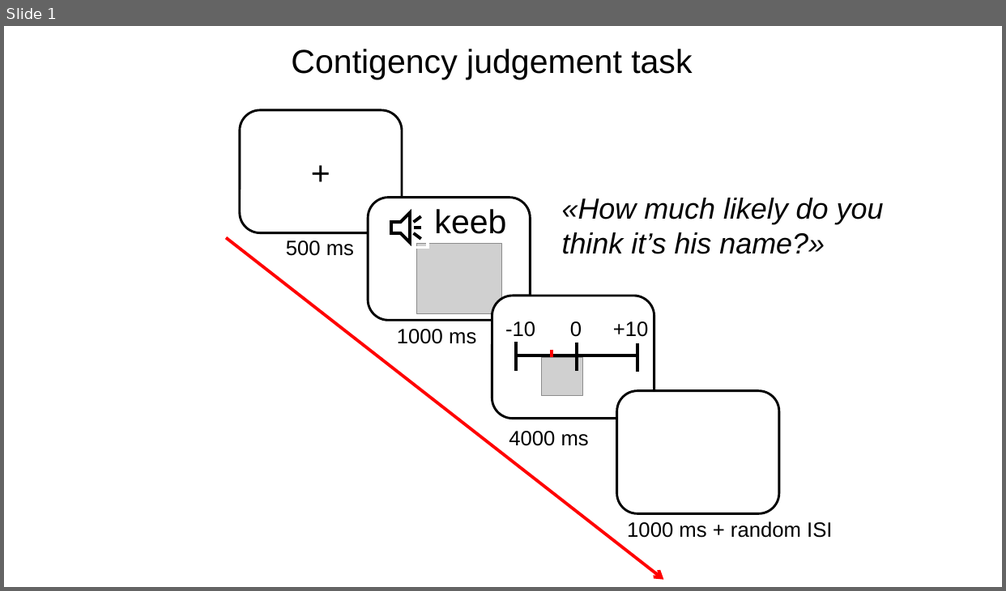
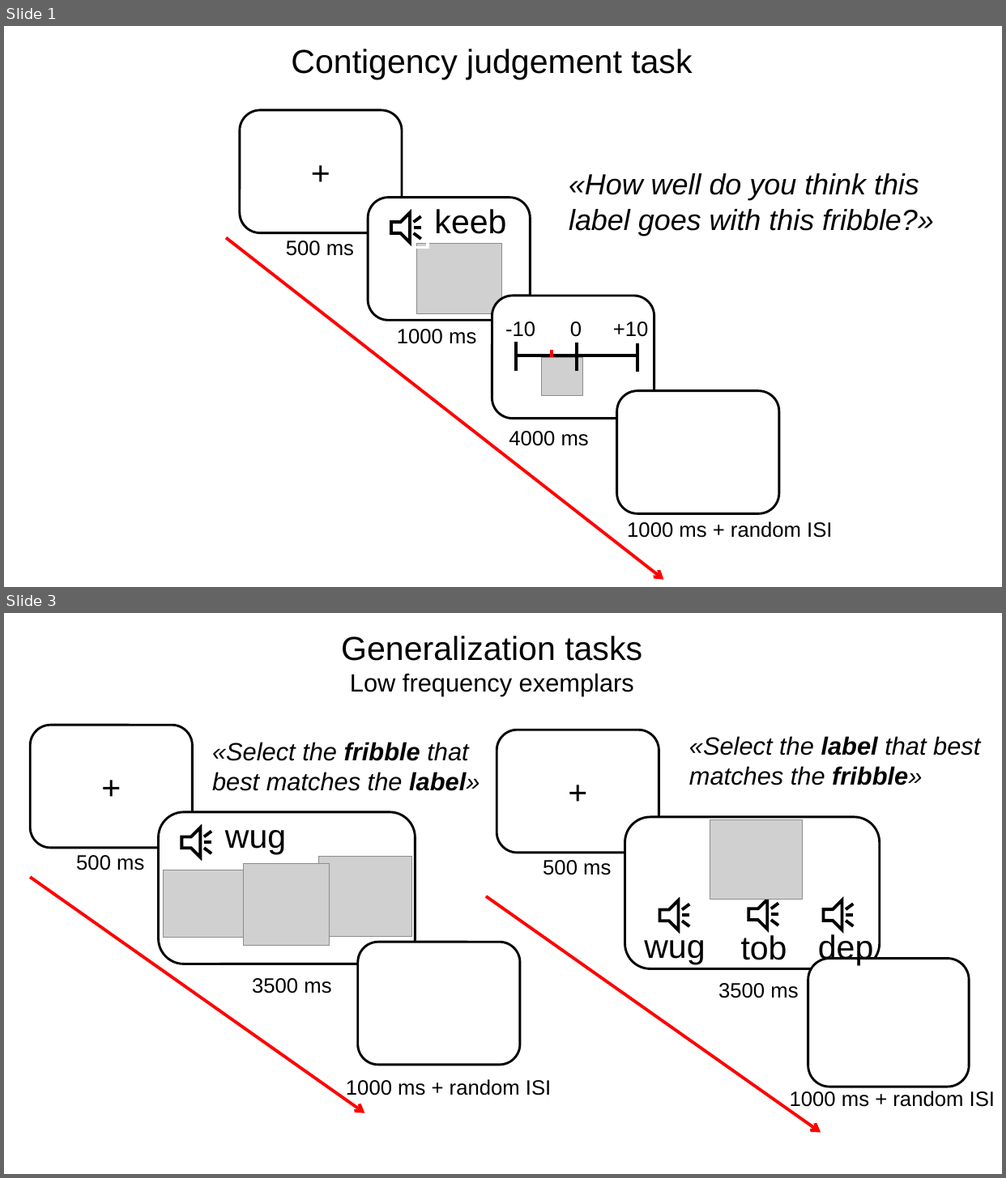
Before and after one commit to n400peanuts/leverhulmeNDL, a slide deck: exp1/script/testing/timelineTesting.pptx. Shown one above the other, each under a label of ours: slide 1 before the commit, slides 1 and 3 after it; the slides between them are not shown. The pictures are 1006x591 and 1006x1178 pixels, drawn with LibreOffice and Linux fonts; fonts in the diff are those of the drawing; grey boxes stand for pictures. Boxes give left, top, right and bottom in pixels: in the first picture for what was removed or moved away, otherwise in the second. Text is boxed around its words. In the diff, an @@ line names an element or a change of style, - is before the commit and + after.

```diff
--- a/exp1/script/testing/timelineTesting.pptx
+++ b/exp1/script/testing/timelineTesting.pptx
@@ slide 3 added at bbox=[4, 613, 1002, 1174], background #FFFFFF @@
@@ text added at bbox=[341, 636, 642, 696], 24 pt, text #000000 @@
+Generalization tasks
+Low frequency exemplars
@@ rounded rectangle added at bbox=[30, 726, 193, 848], fill #FFFFFF, outline #000000 2.25 pt, 32 pt, text #000000 @@
++
@@ rounded rectangle added at bbox=[496, 730, 659, 853], fill #FFFFFF, outline #000000 2.25 pt, 32 pt, text #000000 @@
++
@@ text added at bbox=[212, 742, 479, 791], 24 pt, text #000000, italic @@
+«Select the fribble that best matches the label»
@@ text added at bbox=[689, 736, 980, 786], 24 pt, text #000000, italic @@
+«Select the label that best matches the fribble»
@@ rounded rectangle added at bbox=[158, 812, 415, 964], fill #FFFFFF, outline #000000 2.25 pt @@
@@ action button sound added at bbox=[175, 823, 218, 862], outline #000000 3 pt @@
@@ rectangle added at bbox=[175, 823, 218, 862], outline #FFFFFF 3 pt @@
@@ text added at bbox=[225, 830, 286, 855], 32 pt, text #000000 @@
+wug
@@ rounded rectangle added at bbox=[625, 817, 880, 969], fill #FFFFFF, outline #000000 2.25 pt @@
@@ picture added at bbox=[710, 820, 803, 900] @@
@@ text added at bbox=[76, 855, 144, 871], 20 pt, text #000000 @@
+500 ms
@@ arrow added from (30, 877) to (364, 1114), #FF0000 3 pt @@
@@ picture added at bbox=[164, 871, 253, 938] @@
@@ picture added at bbox=[243, 864, 329, 946] @@
@@ picture added at bbox=[319, 857, 412, 937] @@
@@ text added at bbox=[543, 860, 611, 875], 20 pt, text #000000 @@
+500 ms
@@ arrow added from (486, 897) to (820, 1132), #FF0000 3 pt @@
@@ action button sound added at bbox=[653, 896, 697, 935], outline #000000 3 pt @@
@@ rectangle added at bbox=[653, 896, 697, 935], outline #FFFFFF 3 pt @@
@@ action button sound added at bbox=[742, 895, 786, 934], outline #000000 3 pt @@
@@ rectangle added at bbox=[742, 895, 786, 934], outline #FFFFFF 3 pt @@
@@ action button sound added at bbox=[816, 895, 859, 935], outline #000000 3 pt @@
@@ rectangle added at bbox=[816, 895, 859, 935], outline #FFFFFF 3 pt @@
@@ rounded rectangle added at bbox=[358, 943, 521, 1065], fill #FFFFFF, outline #000000 2.25 pt @@
@@ text added at bbox=[644, 932, 705, 965], 32 pt, text #000000 @@
+wug
@@ text added at bbox=[741, 935, 787, 960], 32 pt, text #000000 @@
+tob
@@ text added at bbox=[818, 932, 874, 965], 32 pt, text #000000 @@
+dep
@@ rounded rectangle added at bbox=[808, 959, 969, 1088], fill #FFFFFF, outline #000000 2.25 pt @@
@@ text added at bbox=[252, 978, 331, 994], 20 pt, text #000000 @@
+3500 ms
@@ text added at bbox=[718, 983, 798, 999], 20 pt, text #000000 @@
+3500 ms
@@ text added at bbox=[346, 1080, 551, 1100], 20 pt, text #000000 @@
+1000 ms + random ISI
@@ text added at bbox=[790, 1091, 995, 1112], 20 pt, text #000000 @@
+1000 ms + random ISI
@@ slide 1 changed as well @@
@@ text at bbox=[569, 173, 934, 236]: text changed @@
-«How much likely do you think it’s his name?»
+«How well do you think this label goes with this fribble?»
```
Also in this commit, not shown: 2 other slides changed, 5 other files.
